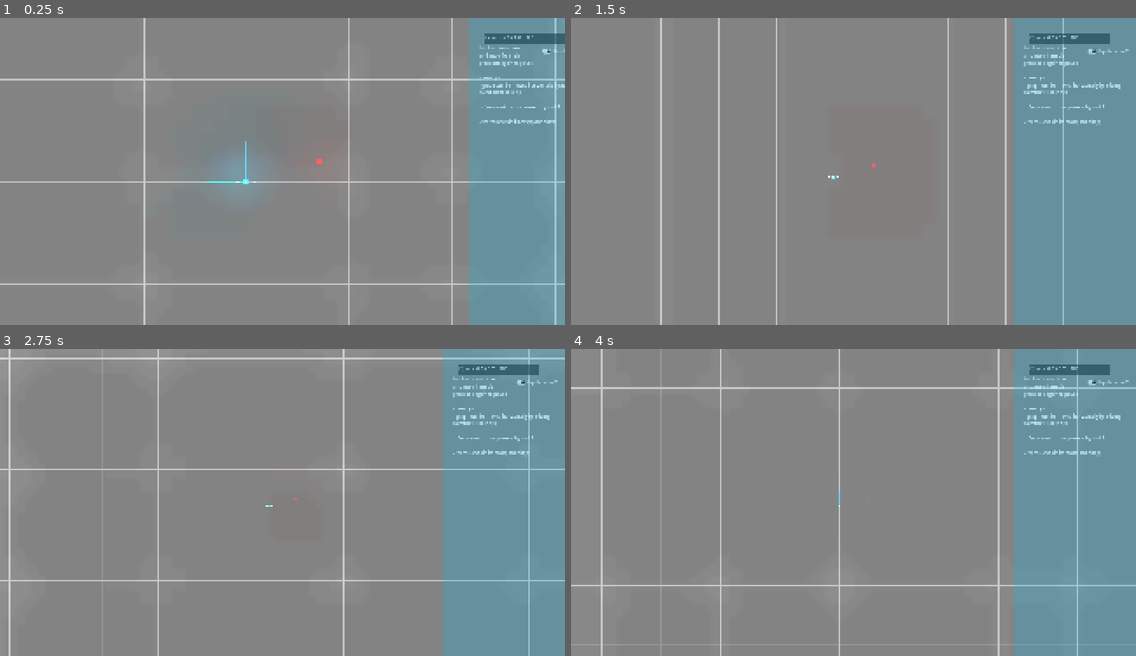
Above: before the commit, frames 1-4 (two rows, left to right).
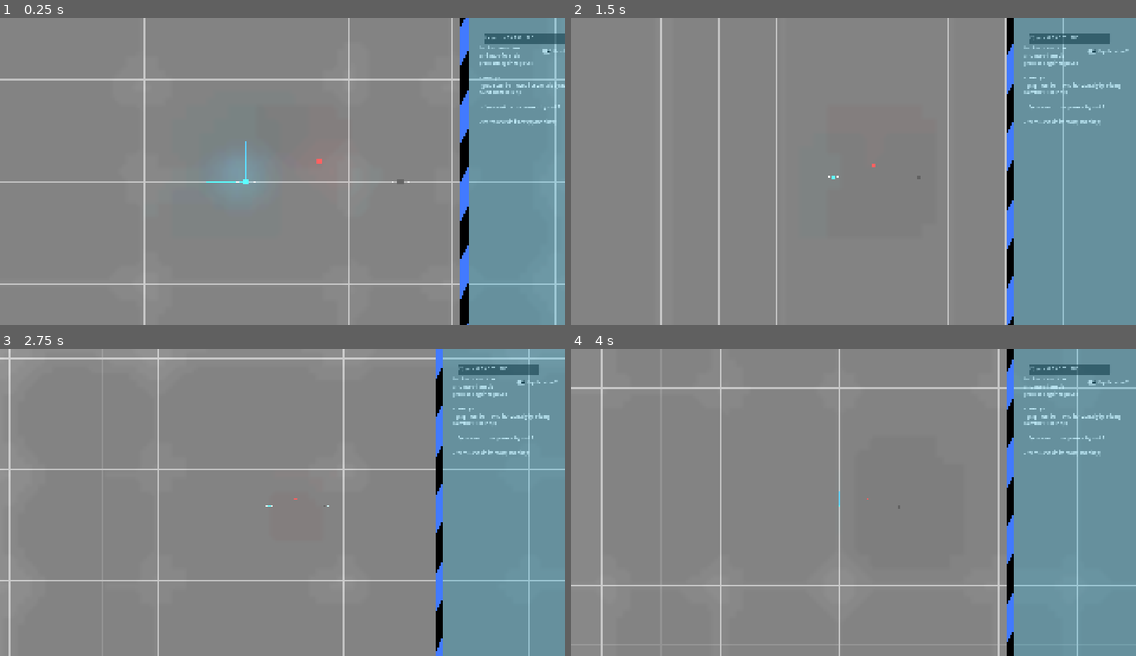
Above: after the commit, the same moments.

Repository: boiiiiiiiii12355/graph-combat
Game: Godot game, scene res://Scenes/game.tscn
Same seed, same stepped clock (60 frames per second), same inputs: the game is played once before the commit and once after it. The engine's default icon, where the game draws it, is replaced by a stand-in: a white triangle on a blue panel in a dark square.
Inputs (mouse positions are in pixels of both pictures, inside the frame that each line leads up to):
- Up to frame 1 (0.25 s): no input
- Up to frame 2 (1.5 s): move the mouse to (977, 156) at 0.52 s; hold D (right) 0.53-1.28 s; tap Mouse wheel down (zoom in) at 0.6 s; move the mouse to (740, 186) at 1.27 s; hold A (left) from 1.28 s (still down); tap Mouse wheel up (zoom out) at 1.35 s
- Up to frame 3 (2.75 s): move the mouse to (339, 434) at 2.02 s; release A (left) at 2.03 s; hold D (right) from 2.03 s (still down); tap Mouse wheel down (zoom in) at 2.1 s
- Up to frame 4 (4 s): move the mouse to (825, 563) at 2.77 s; tap Mouse wheel up (zoom out) at 2.85 s; move the mouse to (1023, 548) at 3.52 s; release D (right) at 3.53 s; hold A (left) from 3.53 s (still down); tap Mouse wheel down (zoom in) at 3.6 s

The runs differ from the first frame. In frame 1, 1.6% of the frame differs, in the area x 43-83%, y 0-100%; in frame 2, 1.3%; in frame 3, 1.3%; in frame 4, 1.3%.

Commit message:
Update color.gdshader, color.gdshader.uid, game.tscn, and 5 more files

Diff:
--- /dev/null
+++ b/Scenes/color.gdshader
@@ -0,0 +1,32 @@
+shader_type canvas_item;
+
+uniform vec3 color_one : source_color;
+uniform vec3 color_two : source_color;
+
+uniform float angle = 20.0;
+uniform float line_count = 20.0;
+uniform float speed = 10.0;
+uniform float blur : hint_range(0.0, 2.0, 0);
+
+vec2 rotate(vec2 uv, float rotation_angle) {
+    float radians_angle = radians(rotation_angle);
+    float cos_angle = cos(radians_angle);
+    float sin_angle = sin(radians_angle);
+    mat2 rotation_matrix = mat2(vec2(cos_angle, -sin_angle), vec2(sin_angle, cos_angle));
+    return uv * rotation_matrix;
+}
+
+float stripe(vec2 uv) {
+    return cos(uv.x * 0.0 - TIME*speed + uv.y * -line_count/2.0);
+}
+
+void fragment() {
+    vec2 uv = UV;
+    vec2 resolution = 1.0 / TEXTURE_PIXEL_SIZE;
+    float a = TEXTURE_PIXEL_SIZE.x / TEXTURE_PIXEL_SIZE.y;
+    uv.x *= a;
+    uv = rotate(uv, angle);
+    float g = stripe(uv);
+    vec3 col = mix(color_one, color_two, smoothstep(0.0, blur, g));
+    COLOR = vec4(col, 1.0);
+}
--- a/Scenes/game.tscn
+++ b/Scenes/game.tscn
@@ -1,11 +1,10 @@
-[gd_scene load_steps=10 format=3 uid="uid://c8pl2y15qc3en"]
+[gd_scene load_steps=9 format=3 uid="uid://c8pl2y15qc3en"]
 
 [ext_resource type="Texture2D" uid="uid://coccuu17omink" path="res://sbs_-_texture_grid_pack/512x512/Gray/Prototype_Grid_Gray_03-512x512.png" id="1_1l0tm"]
 [ext_resource type="PackedScene" uid="uid://cl3mk4vqd4f8d" path="res://Scenes/player.tscn" id="1_ebmjs"]
 [ext_resource type="PackedScene" uid="uid://byugwkpud0is0" path="res://Scenes/math_camera.tscn" id="3_3dryh"]
 [ext_resource type="PackedScene" uid="uid://d3ixkjyjao54n" path="res://Scenes/ui.tscn" id="4_3dryh"]
 [ext_resource type="PackedScene" uid="uid://jg3wydd1d6fe" path="res://Scenes/xy_labels.tscn" id="4_wowpa"]
-[ext_resource type="PackedScene" uid="uid://olbouuixcjs4" path="res://Scenes/path_calc.tscn" id="5_i6g32"]
 [ext_resource type="PackedScene" uid="uid://cx8lgv2n41hvn" path="res://Scenes/punching_bag.tscn" id="7_1l0tm"]
 
 [sub_resource type="WorldBoundaryShape2D" id="WorldBoundaryShape2D_1l0tm"]
@@ -34,9 +33,13 @@
 texture = ExtResource("1_1l0tm")
 stretch_mode = 1
 
-[node name="Player1" parent="." node_paths=PackedStringArray("ui", "path", "cam") instance=ExtResource("1_ebmjs")]
+[node name="Player1" parent="." node_paths=PackedStringArray("ui", "cam") instance=ExtResource("1_ebmjs")]
 ui = NodePath("../CanvasLayer/UI")
-path = NodePath("../path")
+cam = NodePath("../math_camera")
+
+[node name="Player2" parent="." node_paths=PackedStringArray("ui", "cam") instance=ExtResource("1_ebmjs")]
+position = Vector2(384, 1)
+ui = NodePath("../CanvasLayer/UI")
 cam = NodePath("../math_camera")
 
 [node name="punching_bag" parent="." instance=ExtResource("7_1l0tm")]
@@ -63,8 +66,6 @@
 [node name="xy_labels" parent="." node_paths=PackedStringArray("player") instance=ExtResource("4_wowpa")]
 player = NodePath("../Player1")
 
-[node name="path" parent="." instance=ExtResource("5_i6g32")]
-
 [node name="floor" type="StaticBody2D" parent="."]
 position = Vector2(0, 383)
 
@@ -76,5 +77,6 @@
 
 [node name="CanvasLayer" type="CanvasLayer" parent="."]
 
-[node name="UI" parent="CanvasLayer" node_paths=PackedStringArray("player1") instance=ExtResource("4_3dryh")]
+[node name="UI" parent="CanvasLayer" node_paths=PackedStringArray("player1", "player2") instance=ExtResource("4_3dryh")]
 player1 = NodePath("../../Player1")
+player2 = NodePath("../../Player2")
--- a/Scenes/player.tscn
+++ b/Scenes/player.tscn
@@ -1,8 +1,9 @@
-[gd_scene load_steps=8 format=3 uid="uid://cl3mk4vqd4f8d"]
+[gd_scene load_steps=9 format=3 uid="uid://cl3mk4vqd4f8d"]
 
 [ext_resource type="Script" uid="uid://dp1jb811rclfc" path="res://scripts/player.gd" id="1_cvnsp"]
 [ext_resource type="PackedScene" uid="uid://c4ciaybjo0ryg" path="res://Scenes/player_rig.tscn" id="2_vgqql"]
 [ext_resource type="AudioStream" uid="uid://dscw51wg5x2vs" path="res://sound_effects/hitHurt.wav" id="3_6t5aa"]
+[ext_resource type="PackedScene" uid="uid://olbouuixcjs4" path="res://Scenes/path_calc.tscn" id="3_fkybt"]
 [ext_resource type="PackedScene" uid="uid://dgjclwvvpd10f" path="res://Scenes/hit_particle.tscn" id="4_vgqql"]
 
 [sub_resource type="PhysicsMaterial" id="PhysicsMaterial_cvnsp"]
@@ -14,17 +15,19 @@
 [sub_resource type="RectangleShape2D" id="RectangleShape2D_cvnsp"]
 size = Vector2(16.03125, 15.984375)
 
-[node name="Player" type="RigidBody2D" node_paths=PackedStringArray("ruler_x", "ruler_y", "player_rig", "graph", "hit_particle_effect", "hit_sound")]
+[node name="Player" type="RigidBody2D" node_paths=PackedStringArray("ruler_x", "ruler_y", "player_rig", "graph", "path", "hit_particle_effect", "hit_sound")]
 collision_layer = 2
 collision_mask = 3
 mass = 0.1
 physics_material_override = SubResource("PhysicsMaterial_cvnsp")
 script = ExtResource("1_cvnsp")
-playerid = "P1"
+player1_color = Color(0, 18.892157, 18.892157, 1)
+player2_color = Color(18.892157, 0, 0, 1)
 ruler_x = NodePath("Rulers/y")
 ruler_y = NodePath("Rulers/x")
 player_rig = NodePath("player_rig")
 graph = NodePath("Rulers/graph")
+path = NodePath("Rulers/path")
 hit_particle_effect = NodePath("GPUParticles2D")
 hit_sound = NodePath("HitHurt")
 
@@ -57,6 +60,8 @@
 round_precision = 1
 antialiased = true
 
+[node name="path" parent="Rulers" instance=ExtResource("3_fkybt")]
+
 [node name="Area2D" type="Area2D" parent="." groups=["p1"]]
 
 [node name="CollisionShape2D" type="CollisionShape2D" parent="Area2D"]
--- a/Scenes/ui.tscn
+++ b/Scenes/ui.tscn
@@ -1,6 +1,25 @@
-[gd_scene load_steps=2 format=3 uid="uid://d3ixkjyjao54n"]
+[gd_scene load_steps=5 format=3 uid="uid://d3ixkjyjao54n"]
 
 [ext_resource type="Script" uid="uid://ci2b3tdx5ooh7" path="res://scripts/ui.gd" id="1_jxero"]
+[ext_resource type="Shader" uid="uid://delmt3h8na8o6" path="res://Scenes/color.gdshader" id="2_qdvrb"]
+
+[sub_resource type="ShaderMaterial" id="ShaderMaterial_nf4gj"]
+shader = ExtResource("2_qdvrb")
+shader_parameter/color_one = Color(0.2600163, 0.47939664, 1, 1)
+shader_parameter/color_two = Color(0, 0, 0, 1)
+shader_parameter/angle = 3.0
+shader_parameter/line_count = 50.0
+shader_parameter/speed = 3.0
+shader_parameter/blur = 0.0
+
+[sub_resource type="ShaderMaterial" id="ShaderMaterial_qdvrb"]
+shader = ExtResource("2_qdvrb")
+shader_parameter/color_one = Color(1, 0, 0, 1)
+shader_parameter/color_two = Color(0, 0, 0, 1)
+shader_parameter/angle = 3.0
+shader_parameter/line_count = 50.0
+shader_parameter/speed = 3.0
+shader_parameter/blur = 0.0
 
 [node name="UI" type="Control" node_paths=PackedStringArray("dir_toggle", "p1_input", "p2_input")]
 process_mode = 3
@@ -30,6 +49,14 @@
 offset_right = 1982.0
 offset_bottom = 1080.0
 color = Color(1.347661e-06, 0.7425437, 0.9715503, 1)
+
+[node name="scroll" type="ColorRect" parent="input p1"]
+material = SubResource("ShaderMaterial_nf4gj")
+layout_mode = 0
+offset_left = 1524.0
+offset_top = -5.0
+offset_right = 1552.0
+offset_bottom = 1080.0
 
 [node name="tips" type="Label" parent="input p1"]
 layout_mode = 0
@@ -79,9 +106,10 @@
 
 [node name="input p2" type="Control" parent="."]
 anchors_preset = 0
-offset_left = 438.0
-offset_right = 478.0001
-offset_bottom = 40.0
+offset_left = 1107.0
+offset_top = 5.0
+offset_right = 1147.0001
+offset_bottom = 45.0
 
 [node name="ColorRect" type="ColorRect" parent="input p2"]
 modulate = Color(1, 1, 1, 0.22352941)
@@ -139,6 +167,14 @@
 
 [node name="graph_update" type="Timer" parent="input p2"]
 
+[node name="scroll" type="ColorRect" parent="input p2"]
+material = SubResource("ShaderMaterial_qdvrb")
+layout_mode = 0
+offset_left = 1524.0
+offset_top = -5.0
+offset_right = 1552.0
+offset_bottom = 1080.0
+
 [connection signal="toggled" from="input p1/opposite direction" to="." method="_on_opposite_direction_toggled"]
 [connection signal="mouse_entered" from="input p1/input" to="." method="_on_input_mouse_entered"]
 [connection signal="mouse_exited" from="input p1/input" to="." method="_on_input_mouse_exited"]
--- a/scripts/game_master.gd
+++ b/scripts/game_master.gd
@@ -5,7 +5,7 @@
 var accel = 0.1
 var current_turn : String = "P1"
 var turn_order : Array = ["P1", "P2"]
-var base_combat_time = 3 #seconds
+var base_combat_time = 1 #seconds
 var combat_time = base_combat_time
 
 func _physics_process(delta: float) -> void:
@@ -22,6 +22,9 @@
 		current_turn = "Combat"
 		await combat_tick(combat_time) == true
 		current_turn = turn_order[0]
+
+func advantage():
+	combat_time += 0.5
 
 func combat_tick(time):
 	var done = false
--- a/scripts/player.gd
+++ b/scripts/player.gd
@@ -1,7 +1,8 @@
 class_name player_1
 extends RigidBody2D
 
-@export var playerid : String
+@export var player1_color : Color = Color(0.0, 1.0, 1.0)
+@export var player2_color : Color = Color(1.0, 0.0, 0.0, 1.0)
 @export var ruler_x : Line2D
 @export var ruler_y : Line2D
 @export var ruler_x_color = Color(0.0, 0.373, 0.599, 1.0)
@@ -16,13 +17,15 @@
 	ruler_x.width = ruler_width
 	ruler_y.width = ruler_width
 	graph_mem.resize(graph.get_point_count())
-	anim_player = player_rig.get_child(0)
 	R_arm = player_rig.get_child(2)
 	L_arm = player_rig.get_child(3)
 	body = player_rig.get_child(4)
 	init_path()
 	center_point = roundi((graph.get_point_count() + 1) / 2)
-
+	if self.name == "Player1":
+		body.get_child(1).modulate = player1_color
+	elif self.name == "Player2":
+		body.get_child(1).modulate = player2_color
 
 func init_path():
 	path.curve.clear_points()
@@ -65,7 +68,6 @@
 	L_arm.gravity_scale = .3
 	body.global_position = lerp(body.global_position, global_position, 0.1)
 	body.freeze = true
-	anim_control("let_go")
 
 
 var stored_momentum : Vector2
@@ -88,15 +90,6 @@
 var L_arm : RigidBody2D
 var body : RigidBody2D
 @export var player_rig : StaticBody2D
-var anim_player : AnimationPlayer
-var last_anim : String
-func anim_control(anim : String):
-	if last_anim != anim:
-		if anim_player.is_playing() == false:
-			anim_player.play(anim)
-
-	if anim_player.current_animation:
-		last_anim = anim_player.current_animation
 
 func ruler():
 	ruler_x.set_point_position(1, Vector2(global_position.x, 0))
Not shown, added: Scenes/color.gdshader.uid
